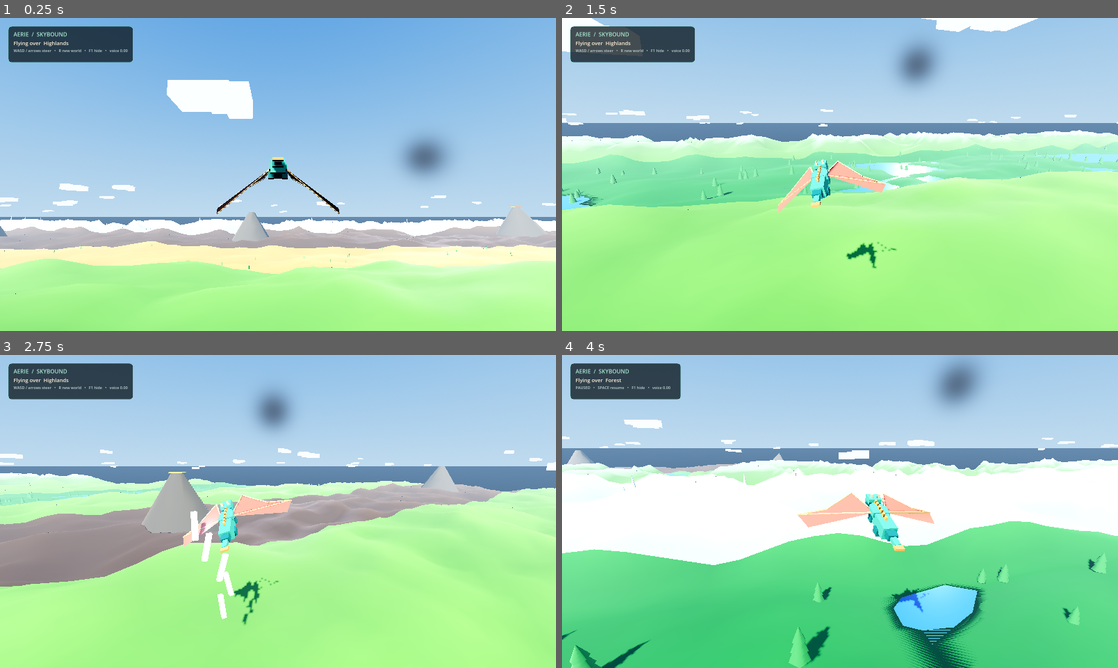
Above: before the commit, frames 1-4 (two rows, left to right).
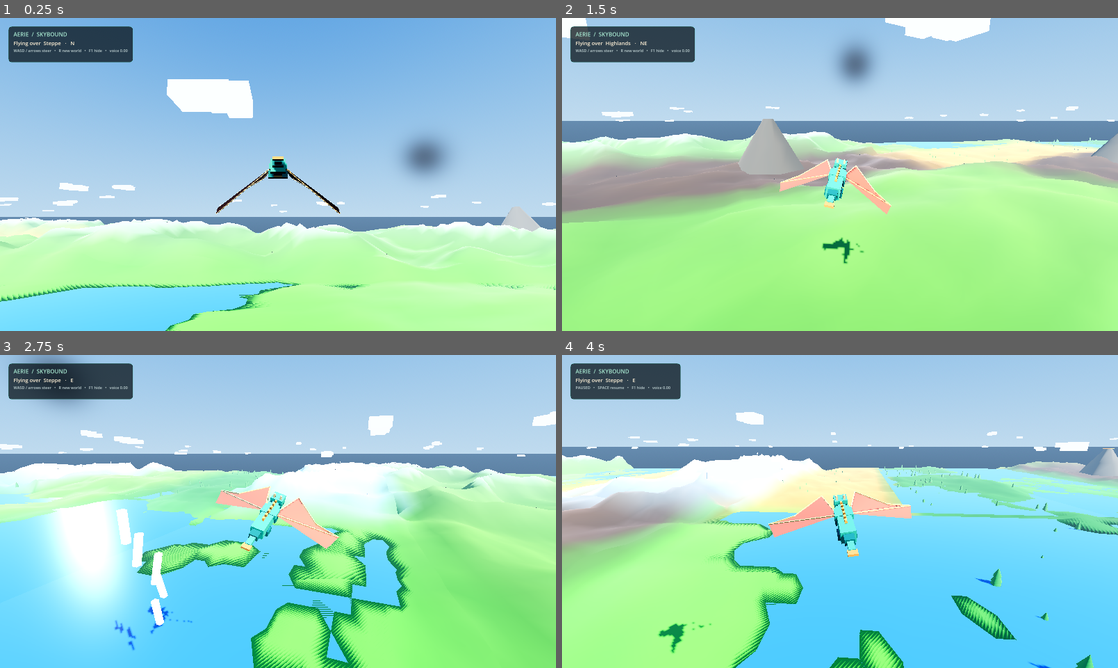
Above: after the commit, the same moments.

Repository: amurru/aerie
Game: Godot game, scene res://scenes/main.tscn
The game is run twice, just before and just after one commit, with the same random seed, the same clock (stepped at 60 frames per second) and the same inputs.
Inputs (mouse positions are in pixels of both pictures, inside the frame that each line leads up to):
- Up to frame 1 (0.25 s): no input
- Up to frame 2 (1.5 s): tap Enter at 0.5 s; move the mouse to (962, 158) at 0.52 s; hold D (move_right) 0.53-1.25 s; tap R at 0.6 s; click (962, 158) at 0.67 s; tap Space at 0.77, 1.07 s; drag from (728, 190) to (812, 237) at 1.27 s
- Up to frame 3 (2.75 s): move the mouse to (333, 442) at 2.02 s; hold D (move_right) from 2.03 s (still down); tap L at 2.1 s; tap R at 2.3 s
- Up to frame 4 (4 s): release D (move_right) at 2.75 s; drag from (812, 574) to (673, 464) at 2.77 s; move the mouse to (1006, 558) at 3.52 s; hold A (move_left) from 3.53 s (still down); tap M at 3.6 s; tap Space at 3.77 s; tap R at 3.8 s

The runs differ from the first frame. In frame 1, 21% of the frame differs, in the area x 0-100%, y 7-100%; in frame 2, 22%; in frame 3, 60%; in frame 4, 65%, in the area x 0-100%, y 1-100%.

Commit message:
Open world generation with free flight and U-turns
- Per-cell biomes with 2D edge blending, seamless across chunks
- Symmetric chunk radius follows dragon in every direction
- Heading-driven flight: A/D yaws with bank, full U-turn in ~2s
- Chase camera tracks behind heading, compass added to HUD

Diff:
--- a/scripts/dragon.gd
+++ b/scripts/dragon.gd
@@ -1,11 +1,13 @@
 extends Node3D
+
+const TURN_RATE: float = 1.5
 
 var left_wing: Node3D
 var right_wing: Node3D
 var flight_time: float = 0.0
 var flight_speed: float = 27.0
 var altitude: float = 63.0
-var lateral_drift: float = 0.0
+var turn_smooth: float = 0.0
 var steering := Vector2.ZERO
 var paused: bool = false
 var energy_boost: float = 0.0
@@ -23,16 +25,19 @@
 	energy_boost = maxf(0.0, energy_boost - delta * 0.8)
 	var horizontal: float = Input.get_axis("move_left", "move_right")
 	var vertical: float = Input.get_axis("move_down", "move_up")
-	var climb_input: float = vertical + steering.y
-	lateral_drift = move_toward(lateral_drift, horizontal * 30.0 + steering.x * 30.0, 50.0 * delta)
-	altitude = clampf(altitude + climb_input * 18.0 * delta, 28.0, 92.0)
+	# Open flight: steering yaws the heading, dragon advances along it.
+	# Hold A/D ~2s for a full U-turn.
+	var turn_in: float = clampf(horizontal + steering.x, -1.0, 1.0)
+	turn_smooth = lerpf(turn_smooth, turn_in, 1.0 - exp(-6.0 * delta))
+	rotation.y -= turn_in * TURN_RATE * delta
+	var climb: float = vertical + steering.y
+	altitude = clampf(altitude + climb * 18.0 * delta, 28.0, 92.0)
 	var desired_y: float = altitude + sin(flight_time * 0.72) * 2.2
-	position.x += lateral_drift * delta
-	position.z -= (flight_speed + energy_boost * 10.0) * delta
+	var facing := Vector3(-sin(rotation.y), 0.0, -cos(rotation.y))
+	position += facing * (flight_speed + energy_boost * 10.0) * delta
 	position.y = lerpf(position.y, desired_y, 1.0 - exp(-2.0 * delta))
-	rotation.y = lerp_angle(rotation.y, clampf(-lateral_drift * 0.022, -0.55, 0.55), 1.0 - exp(-4.0 * delta))
-	rotation.z = lerpf(rotation.z, clampf(lateral_drift * 0.018, -0.45, 0.45), 1.0 - exp(-4.0 * delta))
-	rotation.x = lerpf(rotation.x, clampf(-climb_input * 0.12, -0.3, 0.3), 1.0 - exp(-3.0 * delta)) + sin(flight_time * 0.72) * 0.02
+	rotation.z = lerpf(rotation.z, clampf(-turn_smooth * 0.4, -0.5, 0.5), 1.0 - exp(-4.0 * delta))
+	rotation.x = lerpf(rotation.x, clampf(climb * 0.12, -0.3, 0.3), 1.0 - exp(-3.0 * delta)) + sin(flight_time * 0.72) * 0.02
 	var flap: float = sin(flight_time * 6.2) * 0.58 + 0.08
 	left_wing.rotation.z = flap
 	right_wing.rotation.z = -flap
--- a/scripts/wallpaper.gd
+++ b/scripts/wallpaper.gd
@@ -48,25 +48,24 @@
 
 func _process(delta: float) -> void:
 	world.update_follow(dragon.global_position)
-	# Camera lags sideways on purpose: full follow would cancel out the visual
-	# of steering and make turns invisible. Partial follow keeps parallax.
-	var target := Vector3(
-		dragon.global_position.x * 0.72,
-		dragon.global_position.y + 7.6,
-		dragon.global_position.z + 19.0
-	)
+	# Chase behind the heading so free flight and U-turns read correctly.
+	# Slight lateral lag keeps steering parallax visible.
+	var facing := Vector3(-sin(dragon.rotation.y), 0.0, -cos(dragon.rotation.y))
+	var target: Vector3 = dragon.global_position - facing * 19.0 + Vector3(0.0, 7.6, 0.0)
 	chase_camera.global_position = chase_camera.global_position.lerp(target, 1.0 - exp(-2.7 * delta))
-	chase_camera.look_at(dragon.global_position + Vector3(lateral_lead() * 0.35, 0.1, -3.8), Vector3.UP)
+	chase_camera.look_at(dragon.global_position + facing * 4.0 + Vector3(0.0, 0.1, 0.0), Vector3.UP)
 	hud_timer -= delta
 	if hud_timer <= 0.0:
 		_update_hud()
 		hud_timer = 0.35
 
 
-func lateral_lead() -> float:
-	if dragon != null and "lateral_drift" in dragon:
-		return float(dragon.get("lateral_drift"))
-	return 0.0
+func compass_point() -> String:
+	var points := ["N", "NE", "E", "SE", "S", "SW", "W", "NW"]
+	var idx: int = int(round(-dragon.rotation.y / (PI / 4.0))) % 8
+	if idx < 0:
+		idx += 8
+	return points[idx]
 
 
 func _setup_input() -> void:
@@ -209,7 +208,7 @@
 func _update_hud() -> void:
 	if biome_label == null or dragon == null:
 		return
-	biome_label.text = "Flying over  %s" % world.biome_name_at(dragon.global_position)
+	biome_label.text = "Flying over  %s   ·   %s" % [world.biome_name_at(dragon.global_position), compass_point()]
 	status_label.text = "WASD / arrows steer   •   R new world   •   F1 hide"
 	var window := get_window()
 	var extra := ""
--- a/scripts/world_generator.gd
+++ b/scripts/world_generator.gd
@@ -4,9 +4,9 @@
 const WORLD_WIDTH: float = 520.0
 const GRID_X: int = 44
 const GRID_Z: int = 28
-const KEEP_BEHIND: int = 2
-const KEEP_AHEAD: int = 7
-const SIDE_COLUMNS: int = 1
+const ROW_RADIUS: int = 4
+const COL_RADIUS: int = 2
+const EDGE_BLEND: float = 0.13
 const BIOMES: Array[String] = ["Steppe", "Mountains", "Glacier", "Volcano", "Forest", "Desert", "Lake country", "Highlands"]
 
 var world_seed: int = 82731
@@ -14,6 +14,7 @@
 var broad_noise: FastNoiseLite
 var detail_noise: FastNoiseLite
 var ridge_noise: FastNoiseLite
+var _biome_cache: Dictionary = {}
 
 
 func _ready() -> void:
@@ -45,18 +46,16 @@
 
 
 func update_follow(dragon_pos: Vector3) -> void:
-	var current_row: int = int(floor(-dragon_pos.z / CHUNK_LENGTH))
-	var current_col: int = int(floor((dragon_pos.x + WORLD_WIDTH * 0.5) / WORLD_WIDTH))
-	for row in range(current_row - KEEP_BEHIND, current_row + KEEP_AHEAD + 1):
-		for col in range(current_col - SIDE_COLUMNS, current_col + SIDE_COLUMNS + 1):
+	# Open world: symmetric radius in every direction so U-turns and free
+	# flight always have terrain.
+	var center := _cell_at(dragon_pos.x, dragon_pos.z)
+	for row in range(center.y - ROW_RADIUS, center.y + ROW_RADIUS + 1):
+		for col in range(center.x - COL_RADIUS, center.x + COL_RADIUS + 1):
 			var key := Vector2i(col, row)
 			if not chunks.has(key):
 				_spawn_chunk(row, col)
 	for key in chunks.keys():
-		var row: int = key.y
-		var col: int = key.x
-		if row < current_row - KEEP_BEHIND or row > current_row + KEEP_AHEAD \
-				or col < current_col - SIDE_COLUMNS or col > current_col + SIDE_COLUMNS:
+		if absi(key.y - center.y) > ROW_RADIUS or absi(key.x - center.x) > COL_RADIUS:
 			var old_chunk: Node3D = chunks[key]
 			chunks.erase(key)
 			old_chunk.queue_free()
@@ -66,41 +65,55 @@
 	for old_chunk in chunks.values():
 		old_chunk.queue_free()
 	chunks.clear()
+	_biome_cache.clear()
 	world_seed = randi_range(1, 2000000000)
 	_configure_noise()
 	update_follow(dragon_pos)
 
 
 func biome_name_at(dragon_pos: Vector3) -> String:
-	var row: int = int(floor(-dragon_pos.z / CHUNK_LENGTH))
-	return BIOMES[_biome_index(row)]
+	return BIOMES[_biome_index(_cell_at(dragon_pos.x, dragon_pos.z))]
 
 
 func get_ground_height(x: float, world_z: float) -> float:
-	var index: int = int(floor(-world_z / CHUNK_LENGTH))
-	return _height(x, world_z, index)
-
-
-func _biome_index(index: int) -> int:
+	return _height_open(x, world_z)
+
+
+func _cell_at(x_abs: float, world_z: float) -> Vector2i:
+	var col: int = int(floor((x_abs + WORLD_WIDTH * 0.5) / WORLD_WIDTH))
+	var row: int = int(floor(-world_z / CHUNK_LENGTH))
+	return Vector2i(col, row)
+
+
+func _raw_biome(cell: Vector2i) -> int:
 	var rng := RandomNumberGenerator.new()
-	rng.seed = abs(world_seed + index * 104729) + 1
-	var result: int = rng.randi_range(0, BIOMES.size() - 1)
-	if index > -1000:
-		var previous_rng := RandomNumberGenerator.new()
-		previous_rng.seed = abs(world_seed + (index - 1) * 104729) + 1
-		var previous: int = previous_rng.randi_range(0, BIOMES.size() - 1)
-		if result == previous:
-			result = (result + rng.randi_range(1, BIOMES.size() - 1)) % BIOMES.size()
+	rng.seed = absi(world_seed + cell.x * 73856093 + cell.y * 19349663) + 7
+	return rng.randi_range(0, BIOMES.size() - 1)
+
+
+func _biome_index(cell: Vector2i) -> int:
+	if _biome_cache.has(cell):
+		return _biome_cache[cell]
+	var result: int = _raw_biome(cell)
+	# Deterministic de-dup against fixed neighbors (order-independent).
+	var left: int = _raw_biome(cell + Vector2i(-1, 0))
+	var back: int = _raw_biome(cell + Vector2i(0, -1))
+	if result == left or result == back:
+		result = (result + 1) % BIOMES.size()
+		if result == left or result == back:
+			result = (result + 1) % BIOMES.size()
+	_biome_cache[cell] = result
 	return result
 
 
 func _spawn_chunk(row: int, col: int) -> void:
+	var cell := Vector2i(col, row)
 	var chunk := Node3D.new()
-	chunk.name = "Biome_r%02d_c%02d_%s" % [row, col, BIOMES[_biome_index(row)].replace(" ", "_")]
+	chunk.name = "Biome_r%02d_c%02d_%s" % [row, col, BIOMES[_biome_index(cell)].replace(" ", "_")]
 	chunk.position = Vector3(float(col) * WORLD_WIDTH, 0.0, -float(row) * CHUNK_LENGTH)
 	add_child(chunk)
 	chunks[Vector2i(col, row)] = chunk
-	var biome_index: int = _biome_index(row)
+	var biome_index: int = _biome_index(cell)
 	var biome: String = BIOMES[biome_index]
 	_add_terrain(chunk, row, col, biome_index)
 	if biome == "Forest":
@@ -139,21 +152,61 @@
 			return 11.0 + broad * 8.0 + detail * 2.5 + sin(x * 0.018) * 2.0
 
 
-func _height(x: float, world_z: float, index: int) -> float:
-	var start_z: float = -float(index) * CHUNK_LENGTH
-	var along: float = clampf((start_z - world_z) / CHUNK_LENGTH, 0.0, 1.0)
-	var current: int = _biome_index(index)
-	var height: float = _height_for_biome(x, world_z, current)
-	var transition: float = 0.13
-	if along < transition:
-		var previous: int = _biome_index(index - 1)
-		var weight: float = 0.5 + 0.5 * smoothstep(0.0, transition, along)
-		height = lerpf(_height_for_biome(x, world_z, previous), height, weight)
-	elif along > 1.0 - transition:
-		var following: int = _biome_index(index + 1)
-		var weight: float = 0.5 * smoothstep(1.0 - transition, 1.0, along)
-		height = lerpf(height, _height_for_biome(x, world_z, following), weight)
-	return snappedf(height, 1.0)
+func _height_open(x_abs: float, world_z: float) -> float:
+	# Open-world height: cell biome blended toward edge neighbors on both
+	# axes. Midpoint (0.5/0.5) exactly on shared edges, so neighbor chunks
+	# compute identical values and seams match.
+	var cell := _cell_at(x_abs, world_z)
+	var h: float = _height_for_biome(x_abs, world_z, _biome_index(cell))
+	var origin_x: float = float(cell.x) * WORLD_WIDTH - WORLD_WIDTH * 0.5
+	var u: float = (x_abs - origin_x) / WORLD_WIDTH
+	if u < EDGE_BLEND:
+		var n := Vector2i(cell.x - 1, cell.y)
+		var w: float = 0.5 * (1.0 - smoothstep(0.0, EDGE_BLEND, u))
+		h = lerpf(_height_for_biome(x_abs, world_z, _biome_index(n)), h, 1.0 - w)
+	elif u > 1.0 - EDGE_BLEND:
+		var n2 := Vector2i(cell.x + 1, cell.y)
+		var w2: float = 0.5 * (1.0 - smoothstep(0.0, EDGE_BLEND, 1.0 - u))
+		h = lerpf(_height_for_biome(x_abs, world_z, _biome_index(n2)), h, 1.0 - w2)
+	var origin_z: float = -float(cell.y + 1) * CHUNK_LENGTH
+	var t: float = (world_z - origin_z) / CHUNK_LENGTH
+	if t < EDGE_BLEND:
+		var n3 := Vector2i(cell.x, cell.y + 1)
+		var w3: float = 0.5 * (1.0 - smoothstep(0.0, EDGE_BLEND, t))
+		h = lerpf(_height_for_biome(x_abs, world_z, _biome_index(n3)), h, 1.0 - w3)
+	elif t > 1.0 - EDGE_BLEND:
+		var n4 := Vector2i(cell.x, cell.y - 1)
+		var w4: float = 0.5 * (1.0 - smoothstep(0.0, EDGE_BLEND, 1.0 - t))
+		h = lerpf(_height_for_biome(x_abs, world_z, _biome_index(n4)), h, 1.0 - w4)
+	return snappedf(h, 1.0)
+
+
+func _color_open(x_abs: float, world_z: float, height: float, detail: float) -> Color:
+	# Same edge weights as _height_open, applied to colors so tint borders
+	# stay continuous too.
+	var cell := _cell_at(x_abs, world_z)
+	var c: Color = _ground_color(_biome_index(cell), height, detail)
+	var origin_x: float = float(cell.x) * WORLD_WIDTH - WORLD_WIDTH * 0.5
+	var u: float = (x_abs - origin_x) / WORLD_WIDTH
+	if u < EDGE_BLEND:
+		var n := Vector2i(cell.x - 1, cell.y)
+		var w: float = 0.5 * (1.0 - smoothstep(0.0, EDGE_BLEND, u))
+		c = _ground_color(_biome_index(n), height, detail).lerp(c, 1.0 - w)
+	elif u > 1.0 - EDGE_BLEND:
+		var n2 := Vector2i(cell.x + 1, cell.y)
+		var w2: float = 0.5 * (1.0 - smoothstep(0.0, EDGE_BLEND, 1.0 - u))
+		c = _ground_color(_biome_index(n2), height, detail).lerp(c, 1.0 - w2)
+	var origin_z: float = -float(cell.y + 1) * CHUNK_LENGTH
+	var t: float = (world_z - origin_z) / CHUNK_LENGTH
+	if t < EDGE_BLEND:
+		var n3 := Vector2i(cell.x, cell.y + 1)
+		var w3: float = 0.5 * (1.0 - smoothstep(0.0, EDGE_BLEND, t))
+		c = _ground_color(_biome_index(n3), height, detail).lerp(c, 1.0 - w3)
+	elif t > 1.0 - EDGE_BLEND:
+		var n4 := Vector2i(cell.x, cell.y - 1)
+		var w4: float = 0.5 * (1.0 - smoothstep(0.0, EDGE_BLEND, 1.0 - t))
+		c = _ground_color(_biome_index(n4), height, detail).lerp(c, 1.0 - w4)
+	return c
 
 
 func _ground_color(biome_index: int, height: float, detail: float) -> Color:
@@ -214,10 +267,10 @@
 			var z1: float = -CHUNK_LENGTH * float(iz + 1) / GRID_Z
 			var base_z: float = -float(row) * CHUNK_LENGTH
 			var base_x: float = float(col) * WORLD_WIDTH
-			var p00 := Vector3(x0, _height(base_x + x0, base_z + z0, row), z0)
-			var p10 := Vector3(x1, _height(base_x + x1, base_z + z0, row), z0)
-			var p11 := Vector3(x1, _height(base_x + x1, base_z + z1, row), z1)
-			var p01 := Vector3(x0, _height(base_x + x0, base_z + z1, row), z1)
+			var p00 := Vector3(x0, _height_open(base_x + x0, base_z + z0), z0)
+			var p10 := Vector3(x1, _height_open(base_x + x1, base_z + z0), z0)
+			var p11 := Vector3(x1, _height_open(base_x + x1, base_z + z1), z1)
+			var p01 := Vector3(x0, _height_open(base_x + x0, base_z + z1), z1)
 			_add_colored_triangle(surface, p00, p10, p11, row, col)
 			_add_colored_triangle(surface, p00, p11, p01, row, col)
 	surface.generate_normals()
@@ -228,12 +281,13 @@
 
 
 func _add_colored_triangle(surface: SurfaceTool, a: Vector3, b: Vector3, c: Vector3, row: int, col: int) -> void:
-	var biome_index: int = _biome_index(row)
 	var base_x: float = float(col) * WORLD_WIDTH
 	var base_z: float = -float(row) * CHUNK_LENGTH
 	for point in [a, b, c]:
-		var detail: float = detail_noise.get_noise_2d(base_x + point.x, base_z + point.z)
-		surface.set_color(_ground_color(biome_index, point.y, detail))
+		var x_abs: float = base_x + point.x
+		var world_z: float = base_z + point.z
+		var detail: float = detail_noise.get_noise_2d(x_abs, world_z)
+		surface.set_color(_color_open(x_abs, world_z, point.y, detail))
 		surface.add_vertex(point)
 
 
@@ -290,7 +344,7 @@
 		if absf(x) < 16.0:
 			x += signf(x) * 20.0 if absf(x) > 0.1 else 25.0
 		var z: float = -rng.randf_range(8.0, CHUNK_LENGTH - 8.0)
-		var ground: float = _height(float(col) * WORLD_WIDTH + x, -float(row) * CHUNK_LENGTH + z, row)
+		var ground: float = _height_open(float(col) * WORLD_WIDTH + x, -float(row) * CHUNK_LENGTH + z)
 		var scale: float = rng.randf_range(0.72, 1.32)
 		var base := Vector3(x, ground, z)
 		trunks.append(Transform3D(Basis().scaled(Vector3(scale, scale, scale)), base + Vector3(0.0, 1.9 * scale, 0.0)))
@@ -316,7 +370,7 @@
 		if absf(x) < 18.0:
 			x += 27.0 if x >= 0.0 else -27.0
 		var z: float = -rng.randf_range(10.0, CHUNK_LENGTH - 10.0)
-		var ground: float = _height(float(col) * WORLD_WIDTH + x, -float(row) * CHUNK_LENGTH + z, row)
+		var ground: float = _height_open(float(col) * WORLD_WIDTH + x, -float(row) * CHUNK_LENGTH + z)
 		var s: float = rng.randf_range(0.75, 1.35)
 		transforms.append(Transform3D(Basis().scaled(Vector3(s, s, s)), Vector3(x, ground + 1.55 * s, z)))
 	_new_multimesh(cactus_mesh, transforms, parent, "Desert_succulents")
@@ -337,7 +391,7 @@
 		if absf(x) < 22.0:
 			x += 30.0 if x >= 0.0 else -30.0
 		var z: float = -rng.randf_range(12.0, CHUNK_LENGTH - 12.0)
-		var ground: float = _height(float(col) * WORLD_WIDTH + x, -float(row) * CHUNK_LENGTH + z, row)
+		var ground: float = _height_open(float(col) * WORLD_WIDTH + x, -float(row) * CHUNK_LENGTH + z)
 		var scale: float = rng.randf_range(0.65, 1.65)
 		transforms.append(Transform3D(Basis().rotated(Vector3.UP, rng.randf_range(0.0, TAU)).scaled(Vector3(scale, scale, scale)), Vector3(x, ground + 3.8 * scale, z)))
 	_new_multimesh(ice_mesh, transforms, parent, "Ice_spires")
@@ -347,7 +401,7 @@
 	var x: float = -52.0 if (row % 2 == 0) else 55.0
 	var local_z: float = -CHUNK_LENGTH * 0.55
 	var world_z: float = -float(row) * CHUNK_LENGTH + local_z
-	var ground: float = _height(float(col) * WORLD_WIDTH + x, world_z, row)
+	var ground: float = _height_open(float(col) * WORLD_WIDTH + x, world_z)
 	var cone := MeshInstance3D.new()
 	cone.name = "Seven_sided_volcanic_cone"
 	var cone_mesh := CylinderMesh.new()
